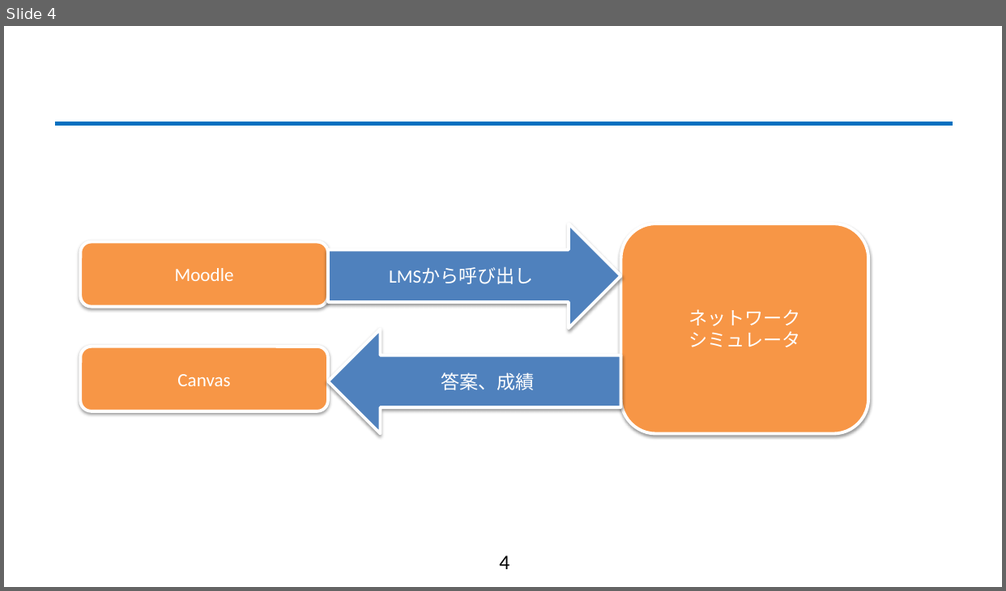
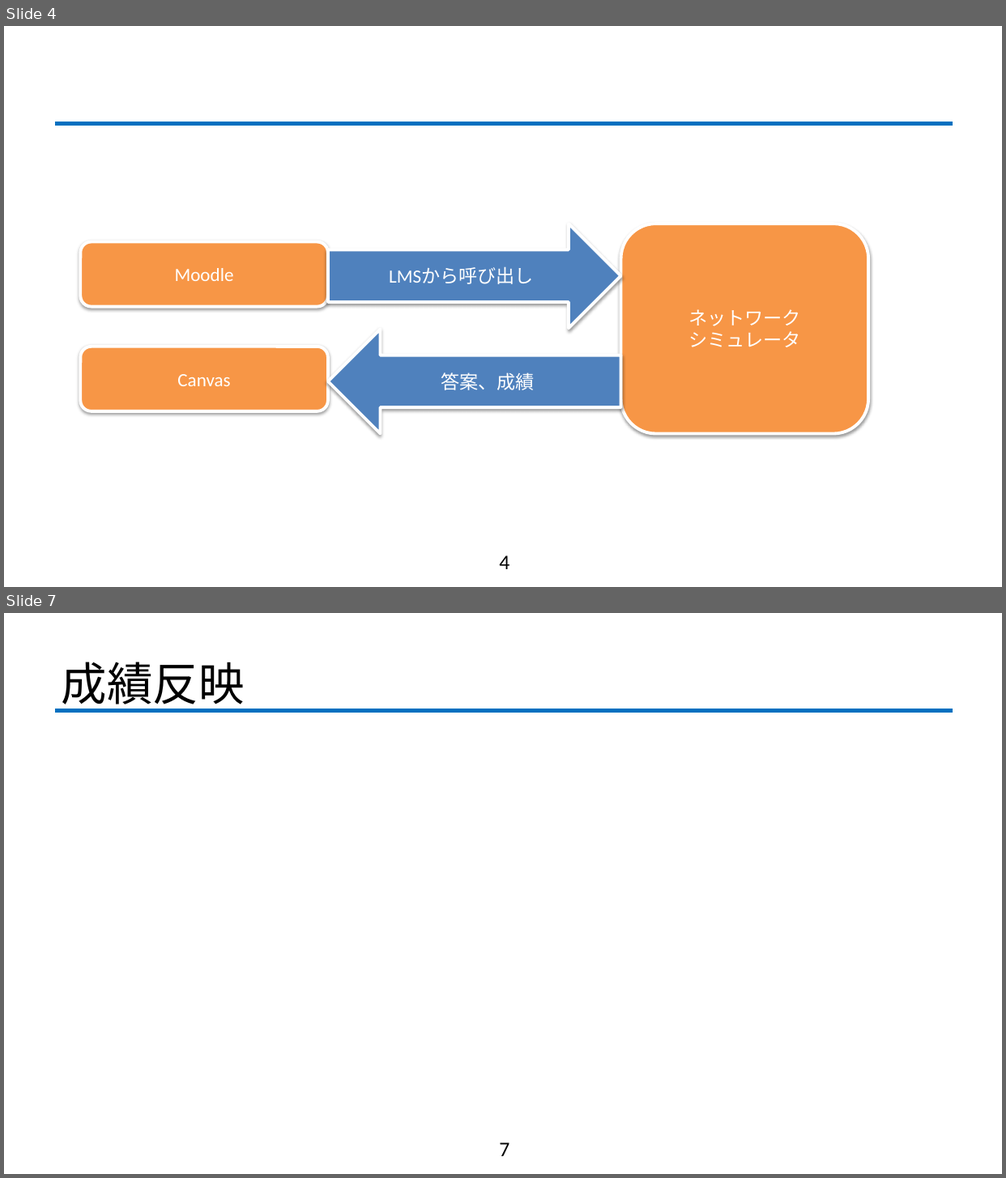
Before and after one commit to fujiLabo/fuji_simu, a slide deck: 卒研_R_ver.pptx. Shown one above the other, each under a label of ours: slide 4 before the commit, slides 4 and 7 after it; the slides between them are not shown. The pictures are 1006x591 and 1006x1178 pixels, drawn with LibreOffice and Linux fonts; fonts in the diff are those of the drawing; background and template pictures are left out. Boxes give left, top, right and bottom in pixels: in the first picture for what was removed or moved away, otherwise in the second. Text is boxed around its words. In the diff, an @@ line names an element or a change of style, - is before the commit and + after.

```diff
--- a/卒研_R_ver.pptx
+++ b/卒研_R_ver.pptx
@@ slide 7 added at <box>4,613,1002,1174</box>, background #FFFFFF; not listed: 1 template element that a slide beside it also shows @@
@@ title added at <box>62,662,245,713</box>, 44 pt, text #000000 @@
+成績反映
@@ page number added at <box>499,1143,509,1157</box>, 20 pt, text #000000 @@
+7
```
Also in this commit, not shown: 3 other slides added.
